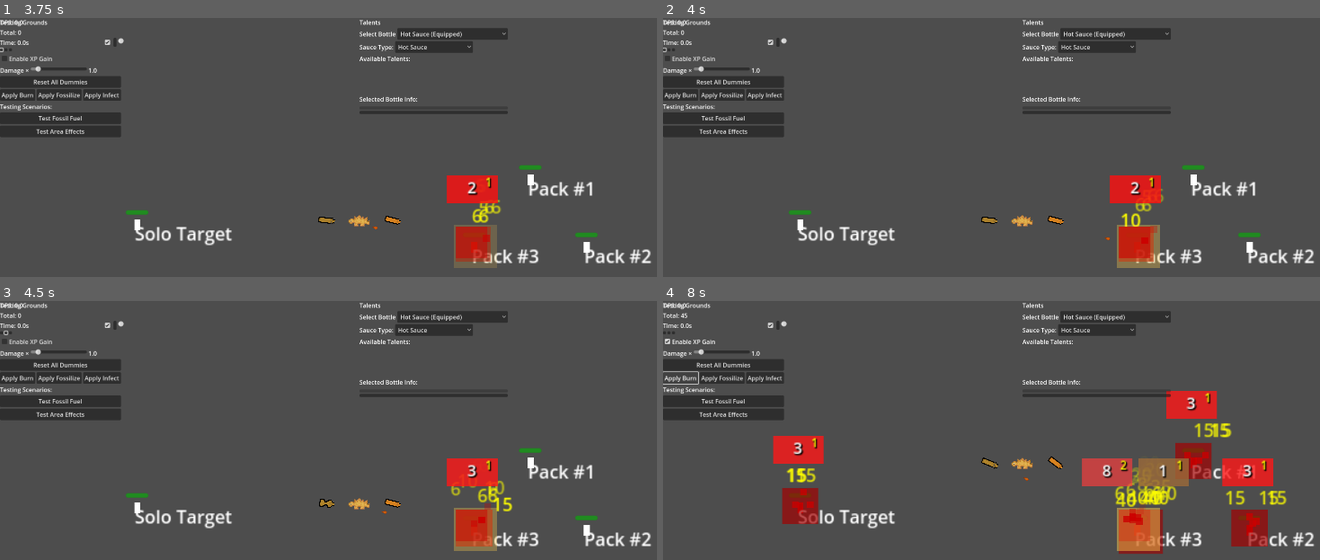
Above: before the commit, frames 1-4 (two rows, left to right).
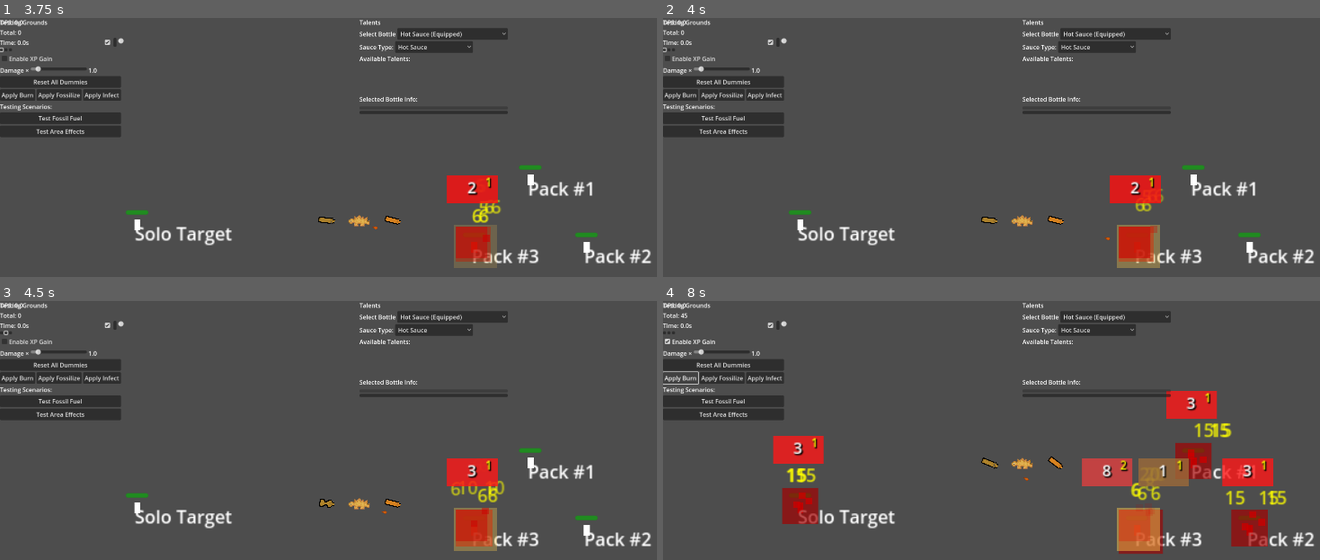
Above: after the commit, the same moments.

Repository: DadImScared/nuggs-and-zuggs-revamped
Game: Godot game, scene res://Scenes/TestingGrounds/testing_grounds.tscn
Two runs of this game, one before a commit and one after it. Both use one fixed random seed, a clock stepped at 60 frames per second and the inputs below. This scene is started directly instead of the project's main scene.
Inputs (mouse positions are in pixels of both pictures, inside the frame that each line leads up to):
- Up to frame 1 (3.75 s): click "Test Fossil Fuel" at 0.5 s; click "Test Area Effects" at 1.25 s; click "Reset All Dummies" at 2 s; click (105, 41) at 2.75 s; click (0, 49) at 3.5 s
- Up to frame 2 (4 s): no input
- Up to frame 3 (4.5 s): click (6, 332) at 4.25 s
- Up to frame 4 (8 s): click (676, 332) at 5 s; tap Enter (ui_accept) at 5.75, 6.02 s; move the mouse to (outside the picture) at 5.77 s; hold W (up) 5.78-6.5 s; click (outside the picture) at 5.92 s; click "Enable XP Gain" at 6.5 s; click "Apply Burn" at 7.25 s

Frame 1 is identical in both runs. In frame 2, 0.1% of the frame differs, in the area x 69-74%, y 75-88%; in frame 3, 0.2%; in frame 4, 1.0%, in the area x 19-92%, y 57-89%.
Error before the commit: Invalid call. Nonexistent function 'has' in base 'Node (effects_manager.gd)'. (res://Scenes/TestingGrounds/training_dummy.gd:475)
Error after the commit: Invalid call. Nonexistent function 'has' in base 'Node (effects_manager.gd)'. (res://Scenes/TestingGrounds/training_dummy.gd:324)

Commit message:
fix fire spirits
should target multi enemies

Diff:
--- a/SauceActions/Burn/Triggers/fire_spirit.gd
+++ b/SauceActions/Burn/Triggers/fire_spirit.gd
@@ -29,7 +29,7 @@
 	var burn_stacks = data.effect_parameters.get("burn_stacks", 2)
 	var spirit_damage = data.effect_parameters.get("spirit_damage", 7.0)
 
-	# NEW: Trail parameters from Blazing Trails talent
+	# Trail parameters from Blazing Trails talent
 	var leaves_trail = data.effect_parameters.get("leaves_trail", false)
 	var trail_width = data.effect_parameters.get("trail_width", 60.0)
 	var trail_duration = data.effect_parameters.get("trail_duration", 5.0)
@@ -37,32 +37,89 @@
 	var trail_tick_interval = data.effect_parameters.get("trail_tick_interval", 0.3)
 	var trail_color = data.effect_parameters.get("trail_color", Color(1.0, 0.3, 0.0, 0.6))
 
-	# Spawn fire spirits from the bottle
+	# FIX: Pre-select diverse targets for multiple spirits
+	var selected_targets = _select_diverse_targets(spawn_pos, seek_range, spirit_count)
+
+	# Spawn fire spirits with pre-selected targets
 	for i in range(spirit_count):
-		_spawn_fire_spirit(spawn_pos, seek_range, spirit_speed, burn_stacks,
+		var target_enemy = null
+		if i < selected_targets.size():
+			target_enemy = selected_targets[i]
+
+		_spawn_fire_spirit_with_target(spawn_pos, target_enemy, spirit_speed, burn_stacks,
 			spirit_damage, bottle, leaves_trail, trail_width, trail_duration,
 			trail_tick_damage, trail_tick_interval, trail_color, data.effect_parameters)
 
-func _spawn_fire_spirit(spawn_pos: Vector2, seek_range: float, spirit_speed: float,
+func _select_diverse_targets(spawn_pos: Vector2, seek_range: float, spirit_count: int) -> Array[Node2D]:
+	"""Pre-select diverse targets to ensure spirits spread out"""
+	var main_scene = Engine.get_main_loop().current_scene
+	var all_enemies = main_scene.get_tree().get_nodes_in_group("enemies")
+	var valid_targets = []
+
+	# Collect all valid enemies within range
+	for enemy in all_enemies:
+		if not is_instance_valid(enemy):
+			continue
+
+		var distance = spawn_pos.distance_to(enemy.global_position)
+		if distance <= seek_range:
+			valid_targets.append({"enemy": enemy, "distance": distance})
+
+	if valid_targets.is_empty():
+		DebugControl.debug_status("🔥 Fire Spirit: No valid targets found for %d spirits" % spirit_count)
+		var empty_result: Array[Node2D] = []
+		return empty_result
+
+	# Sort by distance for priority
+	valid_targets.sort_custom(func(a, b): return a.distance < b.distance)
+
+	var selected: Array[Node2D] = []
+	var burning_targets: Array[Node2D] = []
+	var non_burning_targets: Array[Node2D] = []
+
+	# Separate burning vs non-burning targets
+	for target_data in valid_targets:
+		var enemy = target_data.enemy
+		if _is_enemy_burning(enemy):
+			burning_targets.append(enemy)
+		else:
+			non_burning_targets.append(enemy)
+
+	# Strategy: Prioritize non-burning targets, then burning ones
+	# But distribute spirits across different enemies
+	var available_targets: Array[Node2D] = non_burning_targets + burning_targets
+
+	# Select up to spirit_count different targets
+	for i in range(min(spirit_count, available_targets.size())):
+		var target = available_targets[i]
+		selected.append(target)
+		_manage_recently_targeted_list(target)
+
+		var target_type = "non-burning" if target in non_burning_targets else "burning"
+		DebugControl.debug_status("🔥 Fire Spirit %d: Selected %s target" % [i + 1, target_type])
+
+	# If we need more spirits than available targets, duplicate the closest ones
+	while selected.size() < spirit_count and available_targets.size() > 0:
+		var target = available_targets[selected.size() % available_targets.size()]
+		selected.append(target)
+		DebugControl.debug_status("🔥 Fire Spirit %d: Duplicate target assignment" % [selected.size()])
+
+	return selected
+
+func _spawn_fire_spirit_with_target(spawn_pos: Vector2, target_enemy: Node2D, spirit_speed: float,
 	burn_stacks: int, spirit_damage: float, source_bottle: ImprovedBaseSauceBottle,
 	leaves_trail: bool = false, trail_width: float = 60.0, trail_duration: float = 5.0,
 	trail_tick_damage: float = 8.0, trail_tick_interval: float = 0.3,
 	trail_color: Color = Color(1.0, 0.3, 0.0, 0.6), enhanced_params: Dictionary = {}):
-	"""Spawn a single fire spirit with smart targeting"""
-
-	# Find smart target
-	var target_enemy = _find_smart_target(spawn_pos, seek_range)
-	if not target_enemy:
-		# Try clearing recently targeted and search again
-		_clear_recently_targeted_if_needed()
-		target_enemy = _find_smart_target(spawn_pos, seek_range)
+	"""Spawn a single fire spirit with a pre-selected target"""
+
+	if not target_enemy:
+		DebugControl.debug_status("🔥 Fire Spirit: No target provided, finding fallback")
+		target_enemy = _find_smart_target(spawn_pos, 300.0)
 
 	if not target_enemy:
 		DebugControl.debug_status("🔥 Fire Spirit: No valid targets found")
 		return
-
-	# Add to recently targeted list
-	_manage_recently_targeted_list(target_enemy)
 
 	# Load fire spirit scene
 	var fire_spirit_scene = preload("res://Effects/FireSpirit/fire_spirit.tscn")
@@ -74,7 +131,7 @@
 	# Setup fire spirit with correct method and parameters
 	fire_spirit.setup_spirit(target_enemy, source_bottle, spirit_speed, burn_stacks, spirit_damage)
 
-	# NEW: Pass enhanced burn parameters from the trigger system
+	# Pass enhanced burn parameters from the trigger system
 	if source_bottle and TriggerActionManager.trigger_actions.has("burn"):
 		var burn_action = TriggerActionManager.trigger_actions["burn"]
 		var burn_trigger = _find_burn_trigger(source_bottle)
@@ -85,12 +142,39 @@
 	# Enable trail behavior if Blazing Trails talent is active
 	if leaves_trail:
 		fire_spirit.setup_trail_behavior(trail_width, trail_duration, trail_tick_damage, trail_tick_interval, trail_color)
+		DebugControl.debug_status("🔥 Fire Spirit: Trail behavior enabled (%.0fpx wide, %.1fs duration)" % [trail_width, trail_duration])
 
 	# Add to scene (deferred to avoid physics collision issues)
 	var main_scene = Engine.get_main_loop().current_scene
 	main_scene.call_deferred("add_child", fire_spirit)
 
 	DebugControl.debug_status("🔥 Fire Spirit spawned with speed: %.0f, targeting: %s" % [spirit_speed, str(target_enemy)])
+
+func _spawn_fire_spirit(spawn_pos: Vector2, seek_range: float, spirit_speed: float,
+	burn_stacks: int, spirit_damage: float, source_bottle: ImprovedBaseSauceBottle,
+	leaves_trail: bool = false, trail_width: float = 60.0, trail_duration: float = 5.0,
+	trail_tick_damage: float = 8.0, trail_tick_interval: float = 0.3,
+	trail_color: Color = Color(1.0, 0.3, 0.0, 0.6), enhanced_params: Dictionary = {}):
+	"""Legacy spawn method - kept for compatibility"""
+
+	# Find smart target
+	var target_enemy = _find_smart_target(spawn_pos, seek_range)
+	if not target_enemy:
+		# Try clearing recently targeted and search again
+		_clear_recently_targeted_if_needed()
+		target_enemy = _find_smart_target(spawn_pos, seek_range)
+
+	if not target_enemy:
+		DebugControl.debug_status("🔥 Fire Spirit: No valid targets found")
+		return
+
+	# Add to recently targeted list
+	_manage_recently_targeted_list(target_enemy)
+
+	# Use the new method with the found target
+	_spawn_fire_spirit_with_target(spawn_pos, target_enemy, spirit_speed, burn_stacks,
+		spirit_damage, source_bottle, leaves_trail, trail_width, trail_duration,
+		trail_tick_damage, trail_tick_interval, trail_color, enhanced_params)
 
 func _find_burn_trigger(bottle: ImprovedBaseSauceBottle) -> TriggerEffectResource:
 	"""Find the burn trigger in the bottle's trigger effects"""
--- a/Scenes/TestingGrounds/talent_panel.gd
+++ b/Scenes/TestingGrounds/talent_panel.gd
@@ -255,7 +255,7 @@
 	_update_bottle_info()
 
 	# Emit signal for testing grounds
-	talent_applied.emit(selected_bottle, selected_talent)
+	talent_applied.emit(selected_talent.talent_name, selected_bottle.sauce_data.sauce_name)
 
 	print("✅ Talent applied successfully!")
 
--- a/Scenes/TestingGrounds/training_dummy.gd
+++ b/Scenes/TestingGrounds/training_dummy.gd
@@ -218,27 +218,34 @@
 	if not stacking_effects.has(effect_name):
 		stacking_effects[effect_name] = []
 
-	# Add new stack
+	# Check if we're at max stacks
+	if stacking_effects[effect_name].size() >= max_stacks:
+		print("⚠️ %s at max stacks (%d/%d)" % [effect_name, stacking_effects[effect_name].size(), max_stacks])
+		return stacking_effects[effect_name].size()
+
+	# Add new stack with proper start time
 	var new_stack = {
 		"value": stack_value,
 		"source_id": source_id,
 		"duration": duration,
 		"timer": 0.0,
-		"callbacks": callbacks
+		"callbacks": callbacks,
+		"start_time": Time.get_time_dict_from_system().get("unix", 0)
 	}
 
 	stacking_effects[effect_name].append(new_stack)
 
-	# Enforce max stacks
-	while stacking_effects[effect_name].size() > max_stacks:
-		var removed_stack = stacking_effects[effect_name].pop_front()
-		# Call cleanup if stack expired
-		if removed_stack.callbacks.has("mechanical_cleanup"):
-			removed_stack.callbacks.mechanical_cleanup.call()
+	# MATCH BASE ENEMY: Reset timer for ALL stacks when new stack is added
+	for stack in stacking_effects[effect_name]:
+		stack.timer = 0.0  # Refresh duration for entire effect
+		if stack.has("tick_timer"):
+			stack.tick_timer = 0.0  # Also reset tick timers
 
 	# Execute immediate effect
 	if callbacks.has("immediate_effect"):
-		callbacks.immediate_effect.call()
+		var immediate_callable = callbacks.immediate_effect
+		if immediate_callable and immediate_callable.is_valid():
+			immediate_callable.call()
 
 	# Update stack indicator instead of text display
 	_update_stack_indicator(effect_name)
@@ -247,7 +254,9 @@
 	var stack_count = get_total_stack_count(effect_name)
 	effect_applied.emit(effect_name, stack_count)
 
-	print("🧪 %s: Applied %s (now %d stacks)" % [dummy_name, effect_name, stack_count])
+	print("🧪 %s: Applied %s (now %d stacks, duration refreshed to %.1fs)" % [dummy_name, effect_name, stack_count, duration])
+
+	return stack_count
 
 func get_total_stack_count(effect_name: String) -> int:
 	"""Get total stacks of an effect"""
@@ -276,6 +285,103 @@
 			unique_bottles.append(stack.source_id)
 
 	return unique_bottles
+
+func reset_dummy():
+	"""Reset dummy to initial state"""
+	health = max_health
+	active_effects.clear()
+	stacking_effects.clear()
+	damage_sources.clear()
+
+	# Reset DPS tracking
+	total_damage_taken = 0.0
+	damage_start_time = 0.0
+	last_damage_time = 0.0
+
+	# Reset visuals
+	modulate = Color.WHITE
+
+	# Clear all stack indicators
+	for indicator in stack_indicators.values():
+		if is_instance_valid(indicator):
+			indicator.queue_free()
+	stack_indicators.clear()
+
+	_update_health_bar()
+	_update_effect_display()
+
+	print("🔄 %s reset to full health" % dummy_name)
+
+func apply_manual_effect(effect_name: String, stacks: int = 1):
+	"""Manually apply an effect for testing"""
+	match effect_name:
+		"burn":
+			# Apply burn using Effects system
+			for i in range(stacks):
+				Effects.burn.apply_from_talent(self, null, 1)
+		"fossilize":
+			# Apply fossilization if available
+			if Effects.has("fossilize"):
+				for i in range(stacks):
+					Effects.fossilize.apply_from_talent(self, null, 1)
+		"infect":
+			# Apply infection if available
+			if Effects.has("infect"):
+				for i in range(stacks):
+					Effects.infect.apply_from_talent(self, null, 1)
+
+	print("🧪 Manually applied %dx %s to %s" % [stacks, effect_name, dummy_name])
+
+# Process effects over time
+func _process(delta: float):
+	_process_stacking_effects(delta)
+
+func _process_stacking_effects(delta: float):
+	"""Process stacking effects with proper tick intervals - matches base enemy approach"""
+	for effect_name in stacking_effects.keys():
+		var stacks = stacking_effects[effect_name]
+		var expired_stacks = []
+
+		for i in range(stacks.size()):
+			var stack = stacks[i]
+
+			# Increment timer using delta (matches base enemy)
+			stack.timer += delta
+
+			# Handle tick effects
+			if stack.callbacks.has("tick_effect") and stack.callbacks.has("tick_interval"):
+				# Initialize tick timer if not exists
+				if not stack.has("tick_timer"):
+					stack.tick_timer = 0.0
+
+				stack.tick_timer += delta
+				var tick_interval = stack.callbacks.tick_interval
+
+				if stack.tick_timer >= tick_interval:
+					var tick_callable = stack.callbacks.tick_effect
+					if tick_callable and tick_callable.is_valid():
+						tick_callable.call()
+					stack.tick_timer = 0.0
+
+			# Check expiration using delta timer (matches base enemy)
+			if stack.timer >= stack.duration:
+				expired_stacks.append(i)
+
+		# Remove expired stacks (in reverse order)
+		expired_stacks.reverse()
+		for i in expired_stacks:
+			var expired_stack = stacks[i]
+			# Safely call visual cleanup with validation
+			if expired_stack.callbacks.has("visual_cleanup"):
+				var cleanup_callable = expired_stack.callbacks.visual_cleanup
+				if cleanup_callable and cleanup_callable.is_valid():
+					cleanup_callable.call()
+			stacks.remove_at(i)
+
+		# Clean up empty effect
+		if stacks.is_empty():
+			stacking_effects.erase(effect_name)
+			_update_stack_indicator(effect_name)  # Update to remove indicator
 
 # === STACK INDICATOR SYSTEM ===
 
@@ -435,90 +541,3 @@
 
 	# Clear the text display since we're using visual indicators now
 	effect_display.text = ""
-
-# Testing utility functions
-func reset_dummy():
-	"""Reset dummy to initial state"""
-	health = max_health
-	active_effects.clear()
-	stacking_effects.clear()
-	damage_sources.clear()
-
-	# Reset DPS tracking
-	total_damage_taken = 0.0
-	damage_start_time = 0.0
-	last_damage_time = 0.0
-
-	# Reset visuals
-	modulate = Color.WHITE
-
-	# Clear all stack indicators
-	for indicator in stack_indicators.values():
-		if is_instance_valid(indicator):
-			indicator.queue_free()
-	stack_indicators.clear()
-
-	_update_health_bar()
-	_update_effect_display()
-
-	print("🔄 %s reset to full health" % dummy_name)
-
-func apply_manual_effect(effect_name: String, stacks: int = 1):
-	"""Manually apply an effect for testing"""
-	match effect_name:
-		"burn":
-			# Apply burn using Effects system
-			for i in range(stacks):
-				Effects.burn.apply_from_talent(self, null, 1)
-		"fossilize":
-			# Apply fossilization if available
-			if Effects.has("fossilize"):
-				for i in range(stacks):
-					Effects.fossilize.apply_from_talent(self, null, 1)
-		"infect":
-			# Apply infection if available
-			if Effects.has("infect"):
-				for i in range(stacks):
-					Effects.infect.apply_from_talent(self, null, 1)
-
-	print("🧪 Manually applied %dx %s to %s" % [stacks, effect_name, dummy_name])
-
-# Process effects over time
-func _process(delta: float):
-	_process_stacking_effects(delta)
-
-func _process_stacking_effects(delta: float):
-	"""Process stacking effects with proper tick intervals"""
-	for effect_name in stacking_effects.keys():
-		var stacks = stacking_effects[effect_name]
-		var expired_stacks = []
-
-		for i in range(stacks.size()):
-			var stack = stacks[i]
-
-			# Handle tick effects
-			if stack.callbacks.has("tick_effect") and stack.callbacks.has("tick_interval"):
-				stack.timer += delta
-				var tick_interval = stack.callbacks.tick_interval
-
-				if stack.timer >= tick_interval:
-					stack.callbacks.tick_effect.call()
-					stack.timer = 0.0
-
-			# Check expiration (separate from tick timer)
-			var elapsed_time = Time.get_time_dict_from_system().get("unix", 0) - stack.get("start_time", 0)
-			if elapsed_time >= stack.duration:
-				expired_stacks.append(i)
-
-		# Remove expired stacks (in reverse order)
-		expired_stacks.reverse()
-		for i in expired_stacks:
-			var expired_stack = stacks[i]
-			if expired_stack.callbacks.has("visual_cleanup"):
-				expired_stack.callbacks.visual_cleanup.call()
-			stacks.remove_at(i)
-
-		# Clean up empty effect
-		if stacks.is_empty():
-			stacking_effects.erase(effect_name)
-			_update_stack_indicator(effect_name)  # Update to remove indicator
